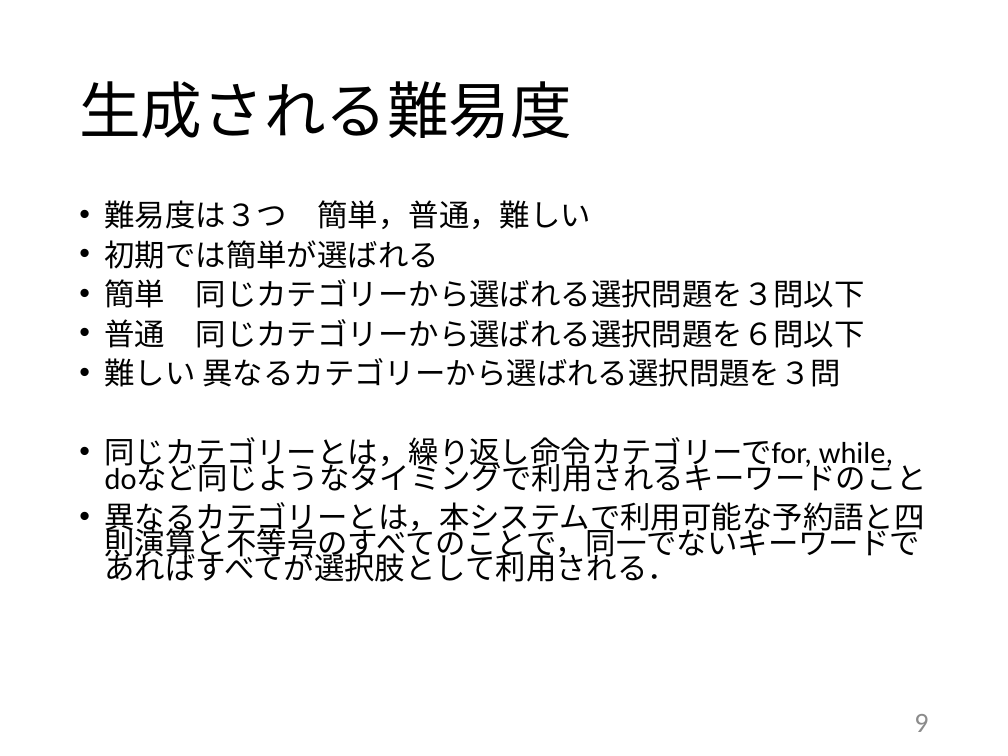
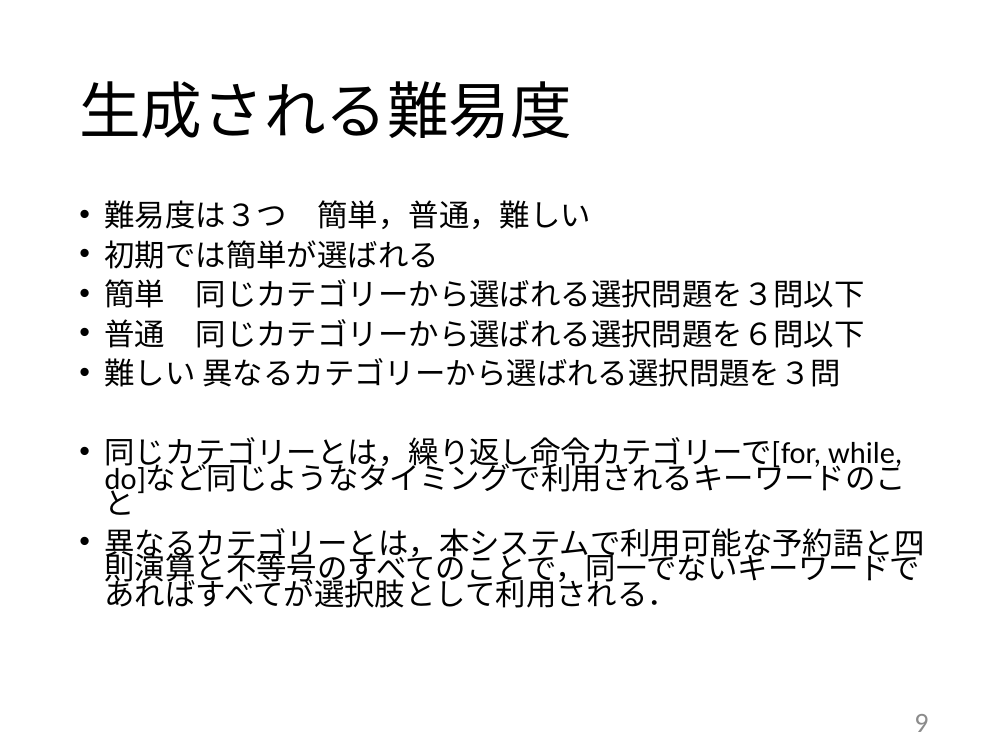
Before and after one commit to kait-takanolab/1821121-shimaoka-thesis, a slide deck: slide 9 of 1821121_shimaoka_thesis.pptx. Drawn at 1008x756 pixels with LibreOffice and Linux fonts; fonts in the diff are those of the drawing. Boxes give left, top, right and bottom in pixels: in the first picture for what was removed or moved away, otherwise in the second. Text is boxed around its words. In the diff, an @@ line names an element or a change of style, - is before the commit and + after.

```diff
--- a/1821121_shimaoka_thesis.pptx
+++ b/1821121_shimaoka_thesis.pptx
@@ text at box(105, 437, 906, 515): text changed @@
-• 同じカテゴリーとは，繰り返し命令カテゴリーでfor, while, doなど同じようなタイミングで利用されるキーワードのこと
+• 同じカテゴリーとは，繰り返し命令カテゴリーで[for, while, do]など同じようなタイミングで利用されるキーワードのこと
```
Also in this commit, not shown: 6 other slides changed, 2 slides added.
